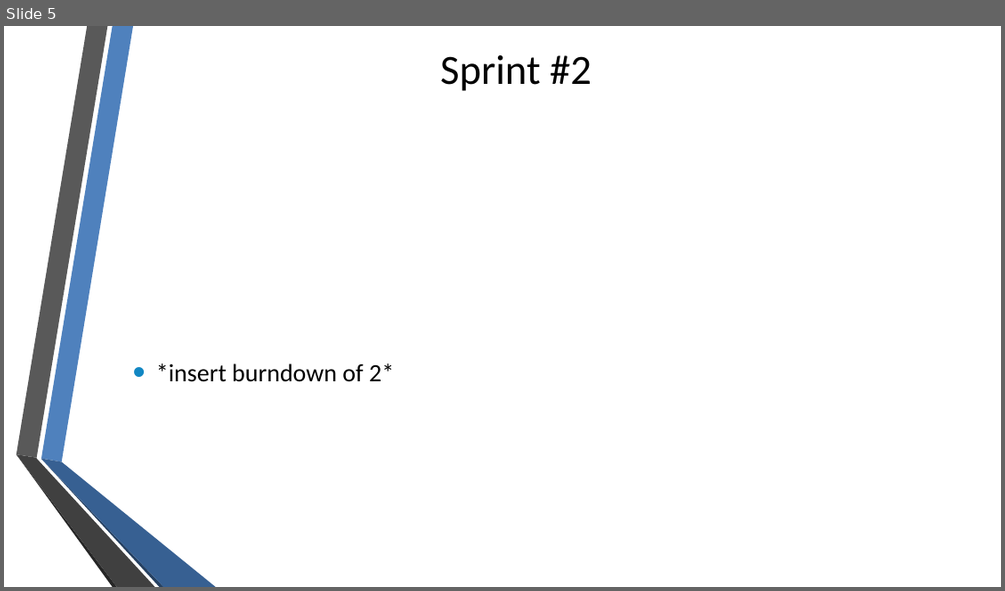
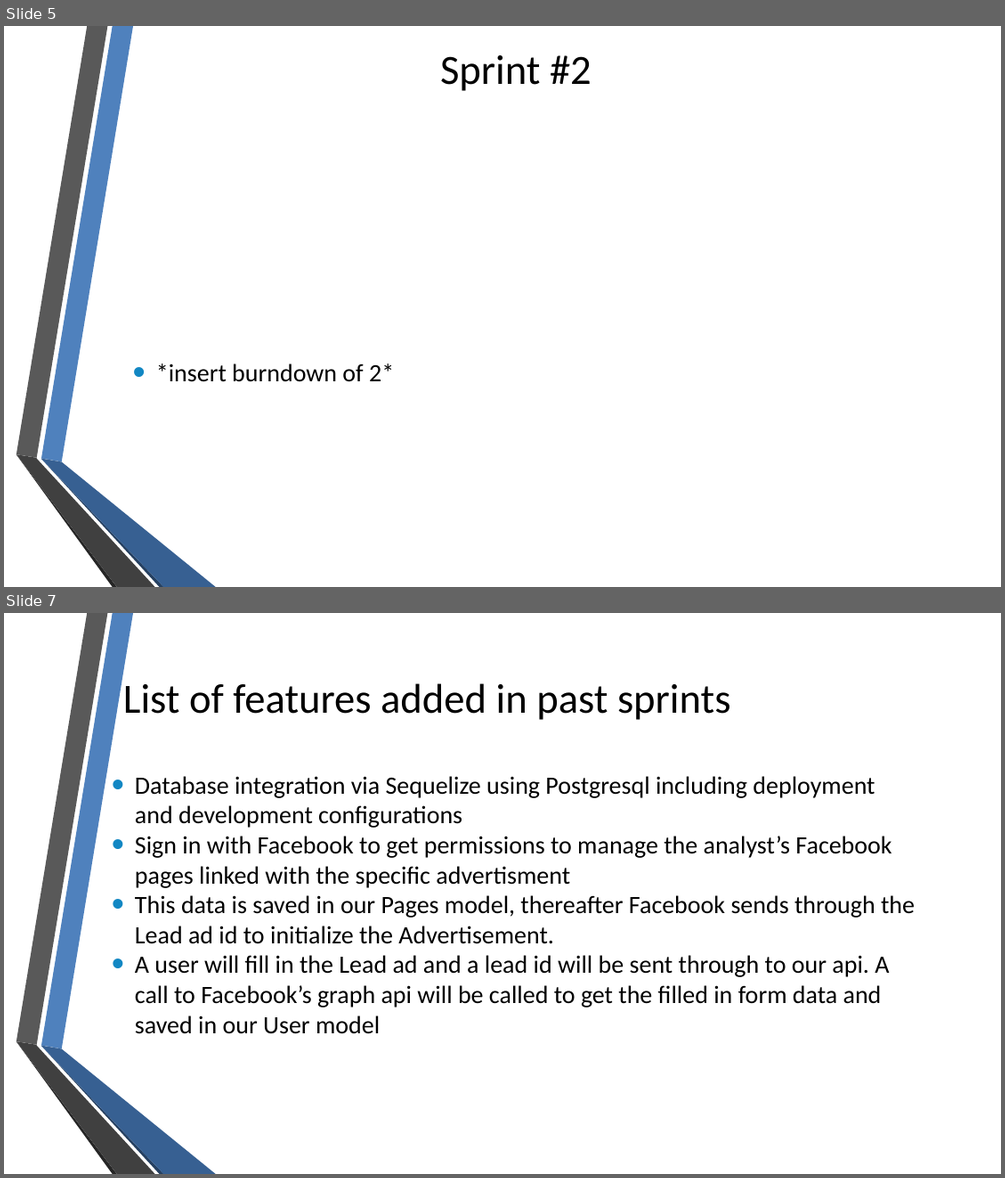
Before and after one commit to quintonweenink/ValknutSolutions, a slide deck: Documentation/Demo/Demo_02.pptx. Shown one above the other, each under a label of ours: slide 5 before the commit, slides 5 and 7 after it; the slides between them are not shown. The pictures are 1005x591 and 1005x1178 pixels, drawn with LibreOffice and Linux fonts; fonts in the diff are those of the drawing; background and template pictures are left out. Boxes give left, top, right and bottom in pixels: in the first picture for what was removed or moved away, otherwise in the second. Text is boxed around its words. In the diff, an @@ line names an element or a change of style, - is before the commit and + after.

```diff
--- a/Documentation/Demo/Demo_02.pptx
+++ b/Documentation/Demo/Demo_02.pptx
@@ slide 7 added at <box>4,613,1001,1174</box>, background picture (left out); not listed: 6 template elements that a slide beside it also shows @@
@@ text added at <box>123,683,730,720</box>, 40 pt, text #000000 @@
+List of features added in past sprints
@@ text added at <box>135,776,914,1034</box>, 24 pt, text #000000 @@
+• Database integration via Sequelize using Postgresql including deployment and development configurations
+• Sign in with Facebook to get permissions to manage the analyst’s Facebook pages linked with the specific advertisment
+• This data is saved in our Pages model, thereafter Facebook sends through the Lead ad id to initialize the Advertisement.
+• A user will fill in the Lead ad and a lead id will be sent through to our api. A call to Facebook’s graph api will be called to get the filled in form data and saved in our User model
```
Also in this commit, not shown: 3 slides changed.
